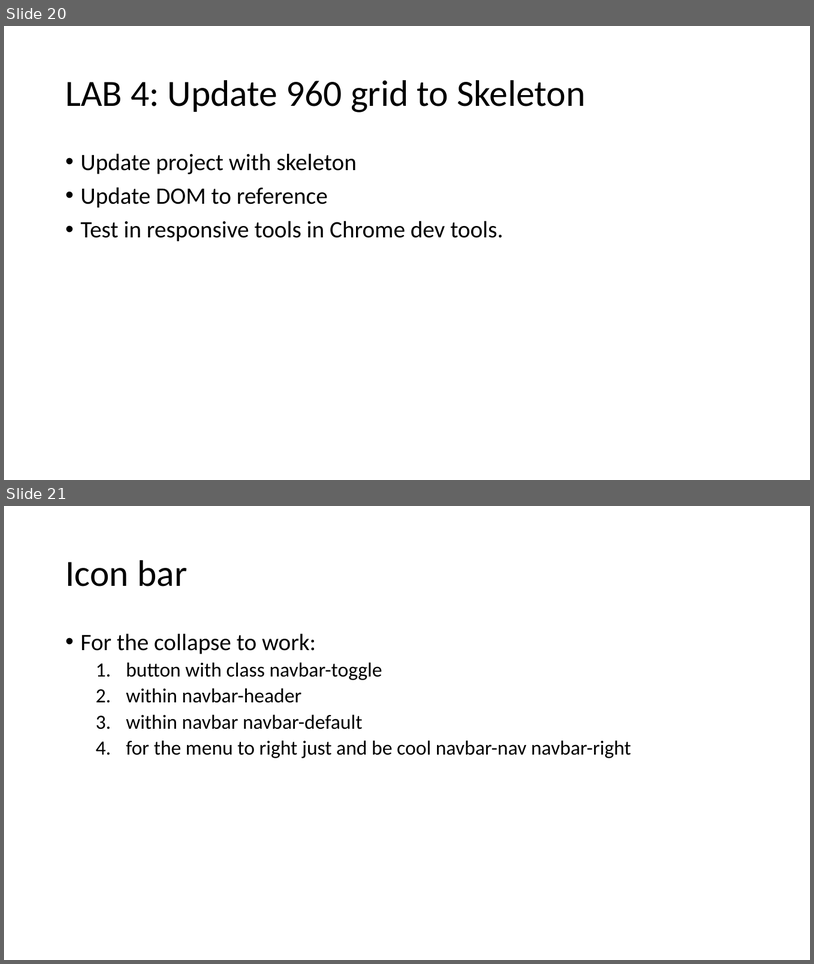
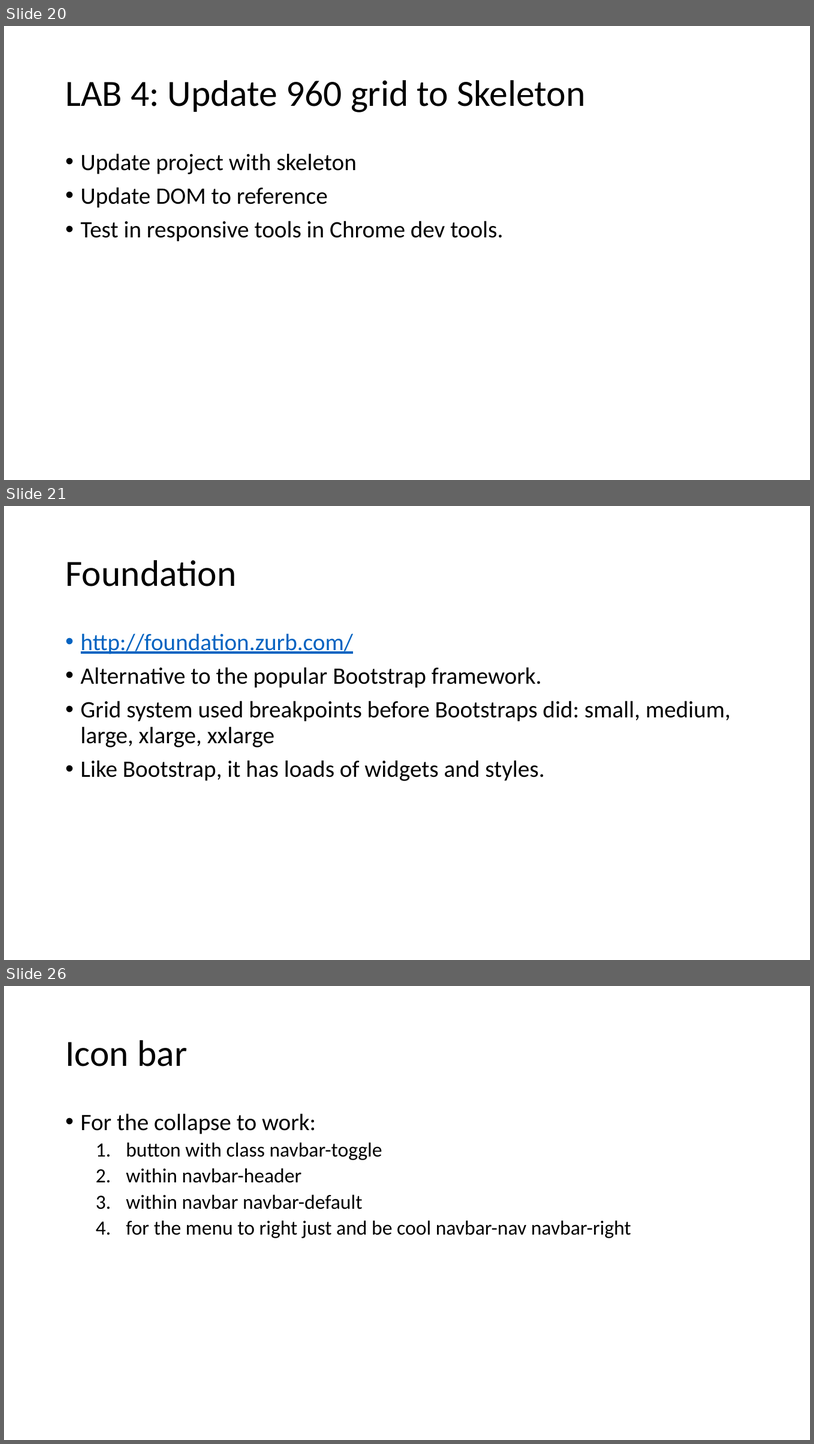
Before and after one commit to mlybrand/ResponsiveWebDesign, a slide deck: presentation/ResponsiveWebDesign.pptx. Shown one above the other, each under a label of ours: slides 20 and 21 before the commit, slides 20, 21 and 26 after it; the slides between them are not shown. The pictures are 814x964 and 814x1444 pixels, drawn with LibreOffice and Linux fonts; fonts in the diff are those of the drawing. Boxes give left, top, right and bottom in pixels: in the first picture for what was removed or moved away, otherwise in the second. Text is boxed around its words. In the diff, an @@ line names an element or a change of style, - is before the commit and + after.

```diff
--- a/presentation/ResponsiveWebDesign.pptx
+++ b/presentation/ResponsiveWebDesign.pptx
@@ slide 21 added at [4, 506, 810, 960], background #FFFFFF @@
@@ title added at [65, 560, 236, 586], 44 pt, text #000000 @@
+Foundation
@@ text added at [81, 633, 731, 781], 28 pt, text #000000 @@
+• http://foundation.zurb.com/
+• Alternative to the popular Bootstrap framework.
+• Grid system used breakpoints before Bootstraps did: small, medium, large, xlarge, xxlarge
+• Like Bootstrap, it has loads of widgets and styles.
@@ what was slide 21 is now slide 26 @@
```
Also in this commit, not shown: 4 other slides added.
